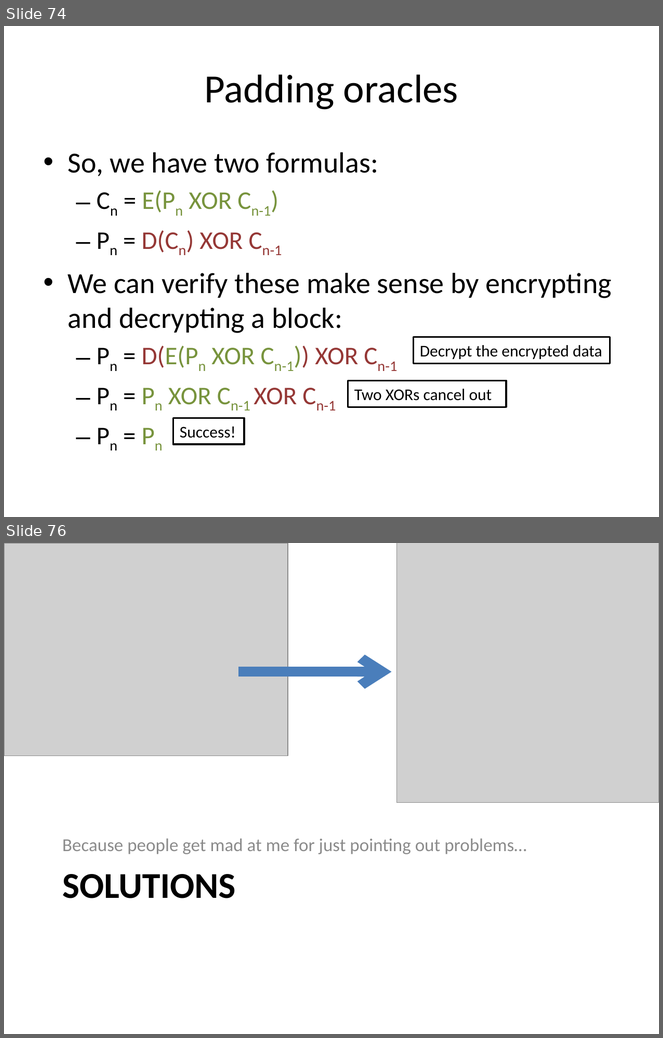
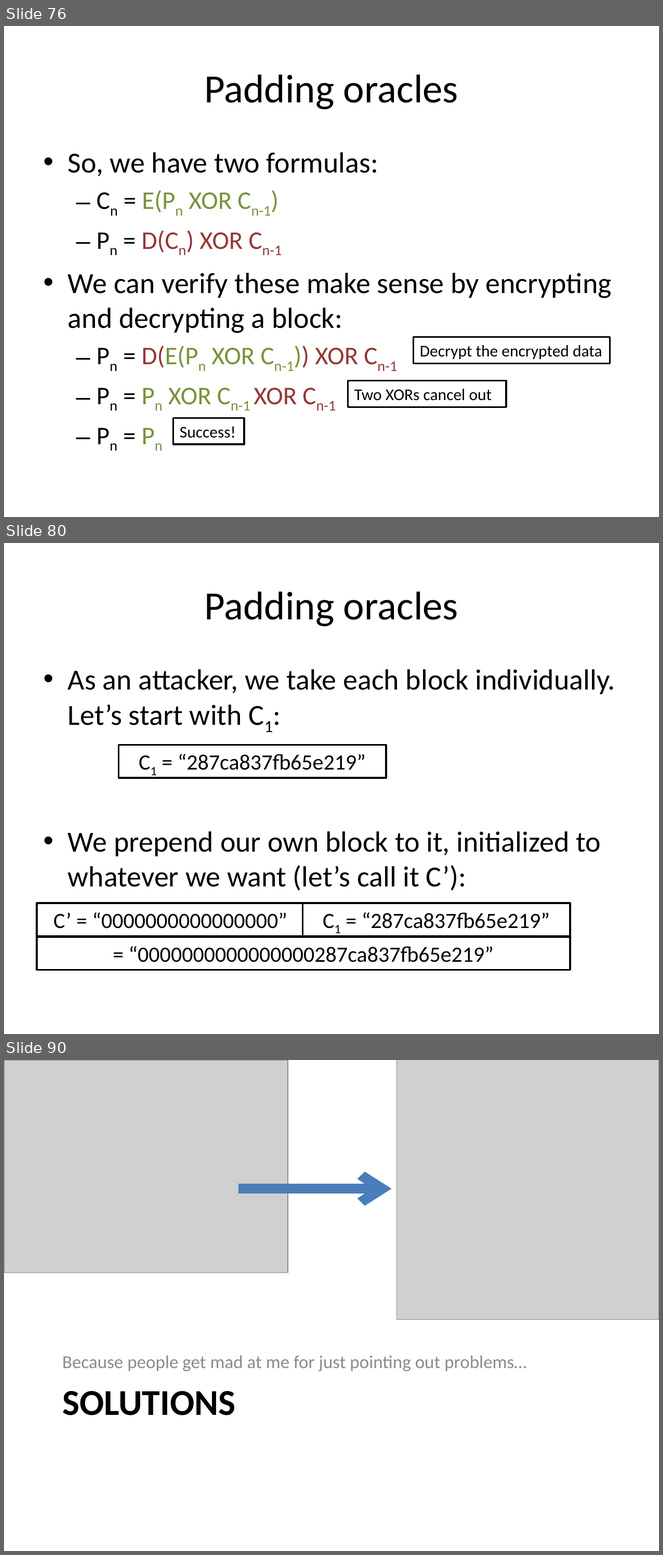
Before and after one commit to iagox86/2013-02-Shmoocon-talk, a slide deck: Shmoocon.pptx. Shown one above the other, each under a label of ours: slides 74 and 76 before the commit, slides 76, 80 and 90 after it; the slides between them are not shown. The pictures are 663x1038 and 663x1555 pixels, drawn with LibreOffice and Linux fonts; fonts in the diff are those of the drawing; grey boxes stand for pictures. Boxes give left, top, right and bottom in pixels: in the first picture for what was removed or moved away, otherwise in the second. Text is boxed around its words. In the diff, an @@ line names an element or a change of style, - is before the commit and + after.

Commit message:
Started working on the demo

```diff
--- a/Shmoocon.pptx
+++ b/Shmoocon.pptx
@@ slide 80 added at (4,543,659,1034), background #FFFFFF @@
@@ title added at (204,591,458,627), 44 pt, text #000000 @@
+Padding oracles
@@ text added at (68,669,616,891), 32 pt, text #000000 @@
+• As an attacker, we take each block individually. Let’s start with C1:
+• We prepend our own block to it, initialized to whatever we want (let’s call it C’):
@@ rectangle added at (118,745,386,778), fill #FFFFFF, outline #000000 2 pt, 24 pt, text #000000 @@
+C1 = “287ca837fb65e219”
@@ rectangle added at (37,903,304,936), fill #FFFFFF, outline #000000 2 pt, 24 pt, text #000000 @@
+C’ = “0000000000000000”
@@ rectangle added at (303,903,570,936), fill #FFFFFF, outline #000000 2 pt, 24 pt, text #000000 @@
+C1 = “287ca837fb65e219”
@@ rectangle added at (37,938,570,970), fill #FFFFFF, outline #000000 2 pt, 24 pt, text #000000 @@
+= “0000000000000000287ca837fb65e219”
@@ what was slide 74 is now slide 76 @@
@@ what was slide 76 is now slide 90 @@
```
Also in this commit, not shown: 2 slides changed, 14 other slides added, 1 slide removed, 2 other files.
